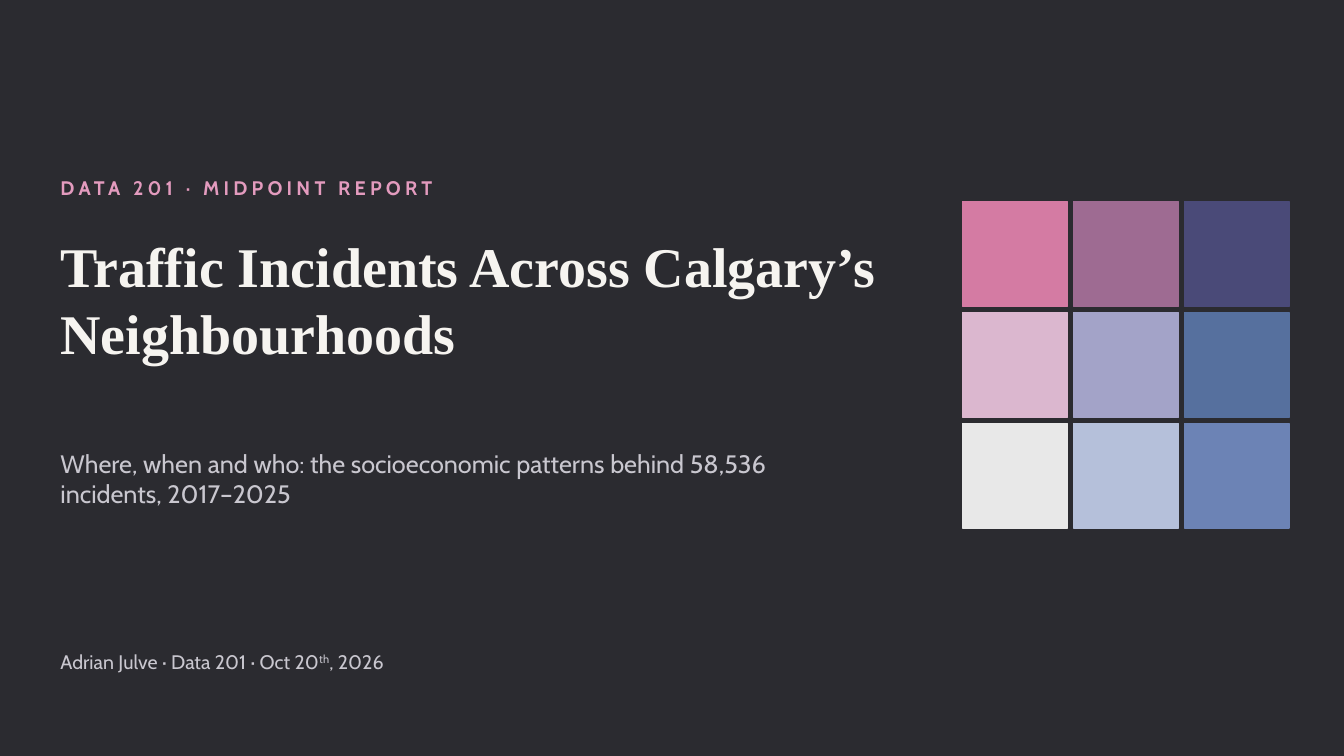
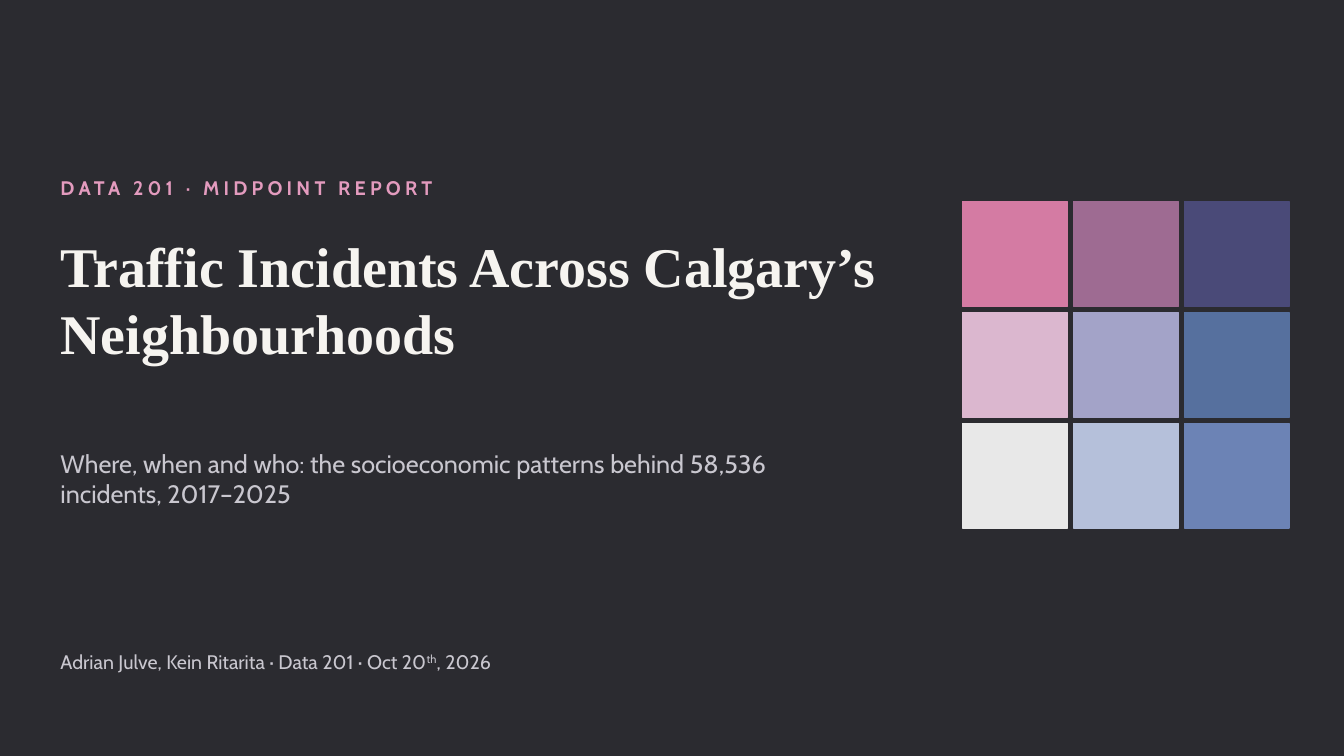
Before and after one commit to AdrianJulve/calgary-traffic-dashboard, a slide deck: slide 1 of Calgary_Traffic_Midpoint.pptx. Drawn at 1344x756 pixels with LibreOffice and Linux fonts; fonts in the diff are those of the drawing. Boxes give left, top, right and bottom in pixels: in the first picture for what was removed or moved away, otherwise in the second. Text is boxed around its words. In the diff, an @@ line names an element or a change of style, - is before the commit and + after.

Commit message:
Fixed rebase issue; updated names

```diff
--- a/Calgary_Traffic_Midpoint.pptx
+++ b/Calgary_Traffic_Midpoint.pptx
@@ text at <box>60,654,491,673</box>: text changed @@
-Adrian Julve · Data 201 · Oct 20th, 2026
+Adrian Julve, Kein Ritarita · Data 201 · Oct 20th, 2026
```
